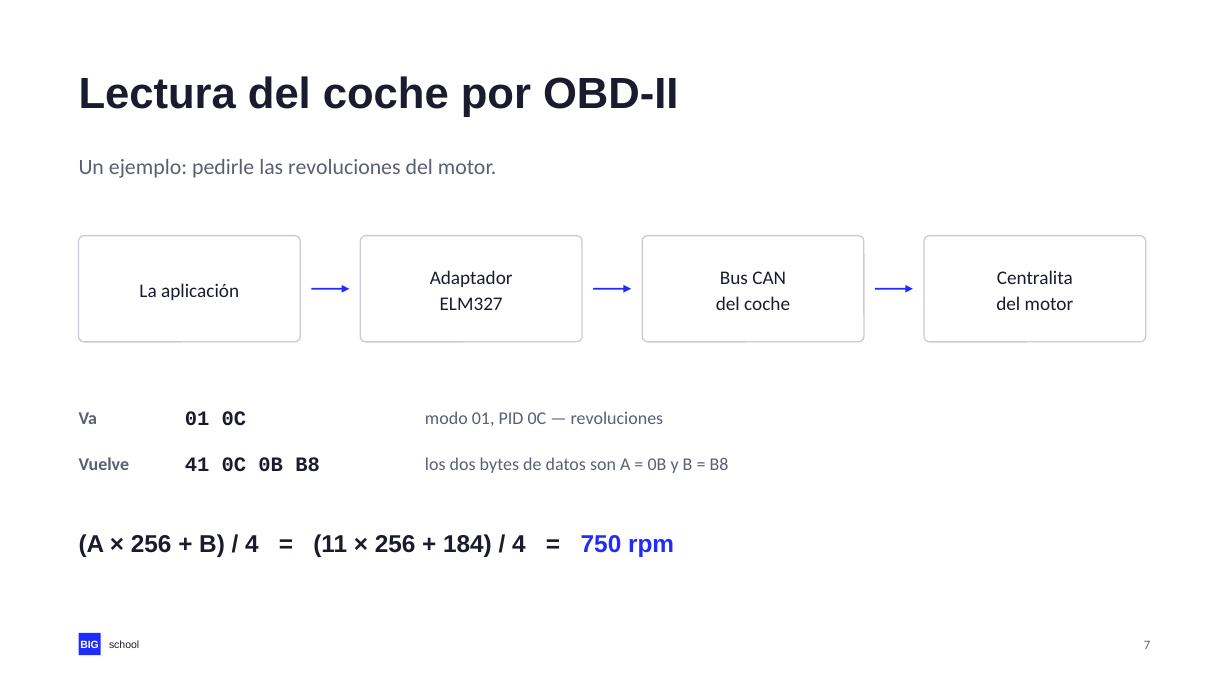
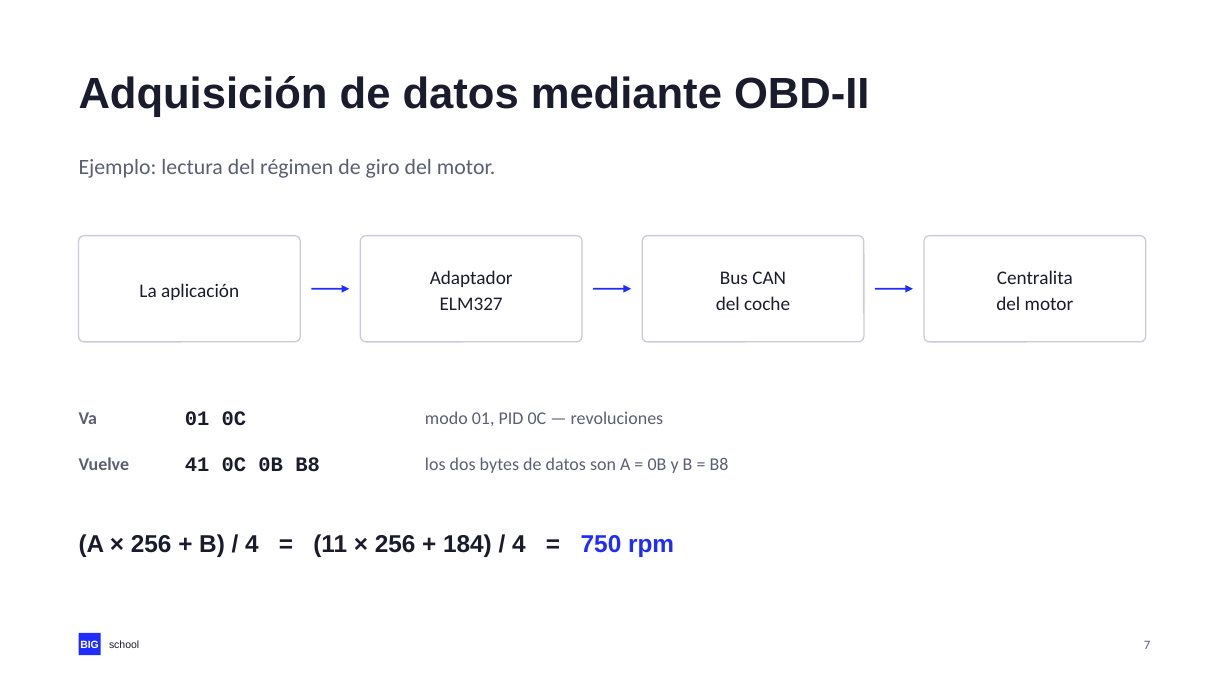
Before and after one commit to NovilloQuinta/intelligent-automotive-diagnostics, a slide deck: slide 7 of docs/presentacion/tfm-intelligent-automotive-diagnostics.pptx. Drawn at 1232x693 pixels with LibreOffice and Linux fonts; fonts in the diff are those of the drawing. Boxes give left, top, right and bottom in pixels: in the first picture for what was removed or moved away, otherwise in the second. Text is boxed around its words. In the diff, an @@ line names an element or a change of style, - is before the commit and + after.

```diff
--- a/docs/presentacion/tfm-intelligent-automotive-diagnostics.pptx
+++ b/docs/presentacion/tfm-intelligent-automotive-diagnostics.pptx
@@ text at (79, 76, 869, 117): text changed @@
-Lectura del coche por OBD-II
+Adquisición de datos mediante OBD-II
@@ text at (79, 159, 496, 178): text changed @@
-Un ejemplo: pedirle las revoluciones del motor.
+Ejemplo: lectura del régimen de giro del motor.
```
Also in this commit, not shown: 14 other slides changed, 3 other files.
